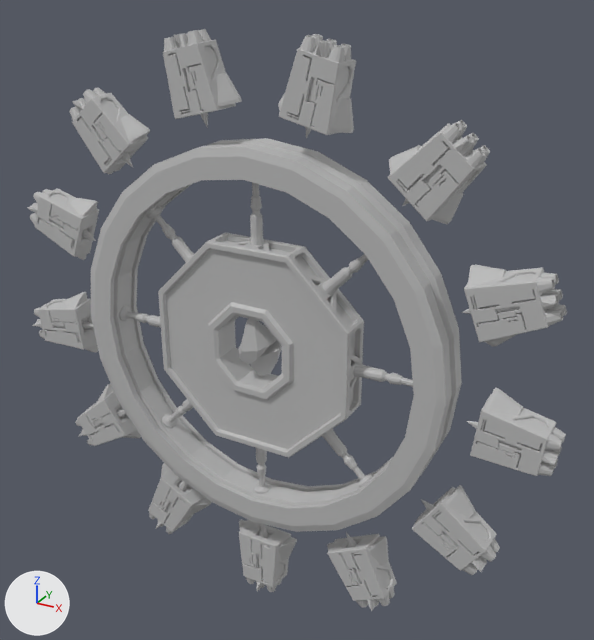
One commit to the FBX model Assets/_Game/Art/Entities/Characters/BossAnim/GBE_Boss_AttackF_Anim.fbx: the scene before it, then after it.
Before and after are seen from a 50 mm camera at (9.09, -14.65, 15.47) aimed at (0.65, 0.7, 7.8). Arrows for +X, +Y and +Z are at lower left; the lights stay in place. Where no turn or scale is listed for an object, it has been applied to the vertices.

In view in the first picture: 'GBE_Boss_rig:boss_innerRing_GEO', 'GBE_Boss_rig:boss_outerRing_GEO', 'GBE_Boss_rig:boss_outerRing_support_GEO', 'GBE_Boss_rig:boss_weapon_01_GEO', 'GBE_Boss_rig:boss_weapon_02_GEO', 'GBE_Boss_rig:boss_weapon_03_GEO', 'GBE_Boss_rig:boss_weapon_04_GEO', 'GBE_Boss_rig:boss_weapon_05_GEO', 'GBE_Boss_rig:boss_weapon_06_GEO', 'GBE_Boss_rig:boss_weapon_07_GEO', 'GBE_Boss_rig:boss_weapon_08_GEO', 'GBE_Boss_rig:boss_weapon_09_GEO', 'GBE_Boss_rig:boss_weapon_10_GEO', 'GBE_Boss_rig:boss_weapon_11_GEO', 'GBE_Boss_rig:boss_weapon_12_GEO', 'GBE_Boss_rig:boss_weapon_13_GEO'.
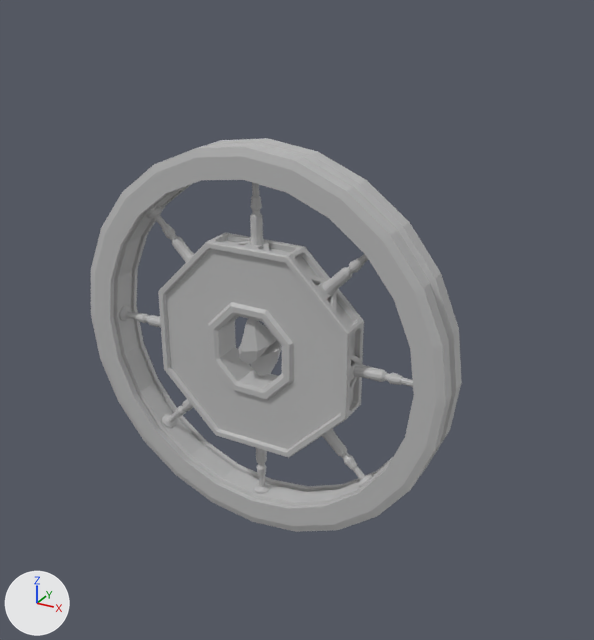
The change, as a list of edits to the scene's bpy script:
```text
Change ob_gbe_boss_rig_boss_weapon_08_geo:
    ob_gbe_boss_rig_boss_weapon_08_geo.rotation_euler: (1.571, 0.0, 0.0) -> (0.0, 0.0, 0.0)  # degrees (90, 0, 0) -> degrees (0, 0, 0)
    ob_gbe_boss_rig_boss_weapon_08_geo.scale: (0.01, 0.01, 0.01) -> (1.0, 1.0, 1.0)
    add ob_gbe_boss_rig_boss_weapon_08_geo.hide_viewport = True
Change ob_gbe_boss_rig_boss_weapon_07_geo:
    ob_gbe_boss_rig_boss_weapon_07_geo.rotation_euler: (1.571, 0.0, 0.0) -> (0.0, 0.0, 0.0)  # degrees (90, 0, 0) -> degrees (0, 0, 0)
    ob_gbe_boss_rig_boss_weapon_07_geo.scale: (0.01, 0.01, 0.01) -> (1.0, 1.0, 1.0)
    add ob_gbe_boss_rig_boss_weapon_07_geo.hide_viewport = True
Change ob_gbe_boss_rig_boss_weapon_10_geo:
    ob_gbe_boss_rig_boss_weapon_10_geo.rotation_euler: (1.571, 0.0, 0.0) -> (0.0, 0.0, 0.0)  # degrees (90, 0, 0) -> degrees (0, 0, 0)
    ob_gbe_boss_rig_boss_weapon_10_geo.scale: (0.01, 0.01, 0.01) -> (1.0, 1.0, 1.0)
    add ob_gbe_boss_rig_boss_weapon_10_geo.hide_viewport = True
Change ob_gbe_boss_rig_boss_weapon_11_geo:
    ob_gbe_boss_rig_boss_weapon_11_geo.rotation_euler: (1.571, 0.0, 0.0) -> (0.0, 0.0, 0.0)  # degrees (90, 0, 0) -> degrees (0, 0, 0)
    ob_gbe_boss_rig_boss_weapon_11_geo.scale: (0.01, 0.01, 0.01) -> (1.0, 1.0, 1.0)
    add ob_gbe_boss_rig_boss_weapon_11_geo.hide_viewport = True
Change ob_gbe_boss_rig_boss_weapon_04_geo:
    ob_gbe_boss_rig_boss_weapon_04_geo.rotation_euler: (1.571, 0.0, 0.0) -> (0.0, 0.0, 0.0)  # degrees (90, 0, 0) -> degrees (0, 0, 0)
    ob_gbe_boss_rig_boss_weapon_04_geo.scale: (0.01, 0.01, 0.01) -> (1.0, 1.0, 1.0)
    add ob_gbe_boss_rig_boss_weapon_04_geo.hide_viewport = True
Change ob_gbe_boss_rig_boss_weapon_12_geo:
    ob_gbe_boss_rig_boss_weapon_12_geo.rotation_euler: (1.571, 0.0, 0.0) -> (0.0, 0.0, 0.0)  # degrees (90, 0, 0) -> degrees (0, 0, 0)
    ob_gbe_boss_rig_boss_weapon_12_geo.scale: (0.01, 0.01, 0.01) -> (1.0, 1.0, 1.0)
    add ob_gbe_boss_rig_boss_weapon_12_geo.hide_viewport = True
Change ob_gbe_boss_rig_boss_weapon_13_geo:
    ob_gbe_boss_rig_boss_weapon_13_geo.rotation_euler: (1.571, 0.0, 0.0) -> (0.0, 0.0, 0.0)  # degrees (90, 0, 0) -> degrees (0, 0, 0)
    ob_gbe_boss_rig_boss_weapon_13_geo.scale: (0.01, 0.01, 0.01) -> (1.0, 1.0, 1.0)
    add ob_gbe_boss_rig_boss_weapon_13_geo.hide_viewport = True
Change ob_gbe_boss_rig_boss_weapon_01_geo:
    ob_gbe_boss_rig_boss_weapon_01_geo.rotation_euler: (1.571, 0.0, 0.0) -> (0.0, 0.0, 0.0)  # degrees (90, 0, 0) -> degrees (0, 0, 0)
    ob_gbe_boss_rig_boss_weapon_01_geo.scale: (0.01, 0.01, 0.01) -> (1.0, 1.0, 1.0)
    add ob_gbe_boss_rig_boss_weapon_01_geo.hide_viewport = True
Change ob_gbe_boss_rig_boss_weapon_05_geo:
    ob_gbe_boss_rig_boss_weapon_05_geo.rotation_euler: (1.571, 0.0, 0.0) -> (0.0, 0.0, 0.0)  # degrees (90, 0, 0) -> degrees (0, 0, 0)
    ob_gbe_boss_rig_boss_weapon_05_geo.scale: (0.01, 0.01, 0.01) -> (1.0, 1.0, 1.0)
    add ob_gbe_boss_rig_boss_weapon_05_geo.hide_viewport = True
Change ob_gbe_boss_rig_boss_weapon_06_geo:
    ob_gbe_boss_rig_boss_weapon_06_geo.rotation_euler: (1.571, 0.0, 0.0) -> (0.0, 0.0, 0.0)  # degrees (90, 0, 0) -> degrees (0, 0, 0)
    ob_gbe_boss_rig_boss_weapon_06_geo.scale: (0.01, 0.01, 0.01) -> (1.0, 1.0, 1.0)
    add ob_gbe_boss_rig_boss_weapon_06_geo.hide_viewport = True
Change ob_gbe_boss_rig_boss_weapon_03_geo:
    ob_gbe_boss_rig_boss_weapon_03_geo.rotation_euler: (1.571, 0.0, 0.0) -> (0.0, 0.0, 0.0)  # degrees (90, 0, 0) -> degrees (0, 0, 0)
    ob_gbe_boss_rig_boss_weapon_03_geo.scale: (0.01, 0.01, 0.01) -> (1.0, 1.0, 1.0)
    add ob_gbe_boss_rig_boss_weapon_03_geo.hide_viewport = True
Change ob_gbe_boss_rig_boss_weapon_02_geo:
    ob_gbe_boss_rig_boss_weapon_02_geo.rotation_euler: (1.571, 0.0, 0.0) -> (0.0, 0.0, 0.0)  # degrees (90, 0, 0) -> degrees (0, 0, 0)
    ob_gbe_boss_rig_boss_weapon_02_geo.scale: (0.01, 0.01, 0.01) -> (1.0, 1.0, 1.0)
    add ob_gbe_boss_rig_boss_weapon_02_geo.hide_viewport = True
Change ob_gbe_boss_rig_boss_weapon_09_geo:
    ob_gbe_boss_rig_boss_weapon_09_geo.rotation_euler: (1.571, 0.0, 0.0) -> (0.0, 0.0, 0.0)  # degrees (90, 0, 0) -> degrees (0, 0, 0)
    ob_gbe_boss_rig_boss_weapon_09_geo.scale: (0.01, 0.01, 0.01) -> (1.0, 1.0, 1.0)
    add ob_gbe_boss_rig_boss_weapon_09_geo.hide_viewport = True
```

Location of each change, (x1, y1, x2, y2) in pixels of the pictures (594 x 640 px):
'GBE_Boss_rig:boss_weapon_09_GEO', hidden
    before: (388, 120, 490, 224)
'GBE_Boss_rig:boss_weapon_10_GEO', hidden
    before: (461, 265, 567, 347)
'GBE_Boss_rig:boss_weapon_08_GEO', hidden
    before: (278, 34, 356, 138)
'GBE_Boss_rig:boss_weapon_11_GEO', hidden
    before: (466, 387, 566, 476)
'GBE_Boss_rig:boss_weapon_07_GEO', hidden
    before: (163, 29, 242, 128)
'GBE_Boss_rig:boss_weapon_12_GEO', hidden
    before: (412, 485, 500, 575)
'GBE_Boss_rig:boss_weapon_06_GEO', hidden
    before: (70, 88, 150, 174)
'GBE_Boss_rig:boss_weapon_13_GEO', hidden
    before: (327, 532, 397, 611)
'GBE_Boss_rig:boss_weapon_05_GEO', hidden
    before: (27, 188, 99, 260)
'GBE_Boss_rig:boss_weapon_01_GEO', hidden
    before: (239, 519, 297, 592)
'GBE_Boss_rig:boss_weapon_04_GEO', hidden
    before: (32, 292, 98, 353)
'GBE_Boss_rig:boss_weapon_02_GEO', hidden
    before: (148, 463, 212, 534)
'GBE_Boss_rig:boss_weapon_03_GEO', hidden
    before: (75, 383, 141, 446)
